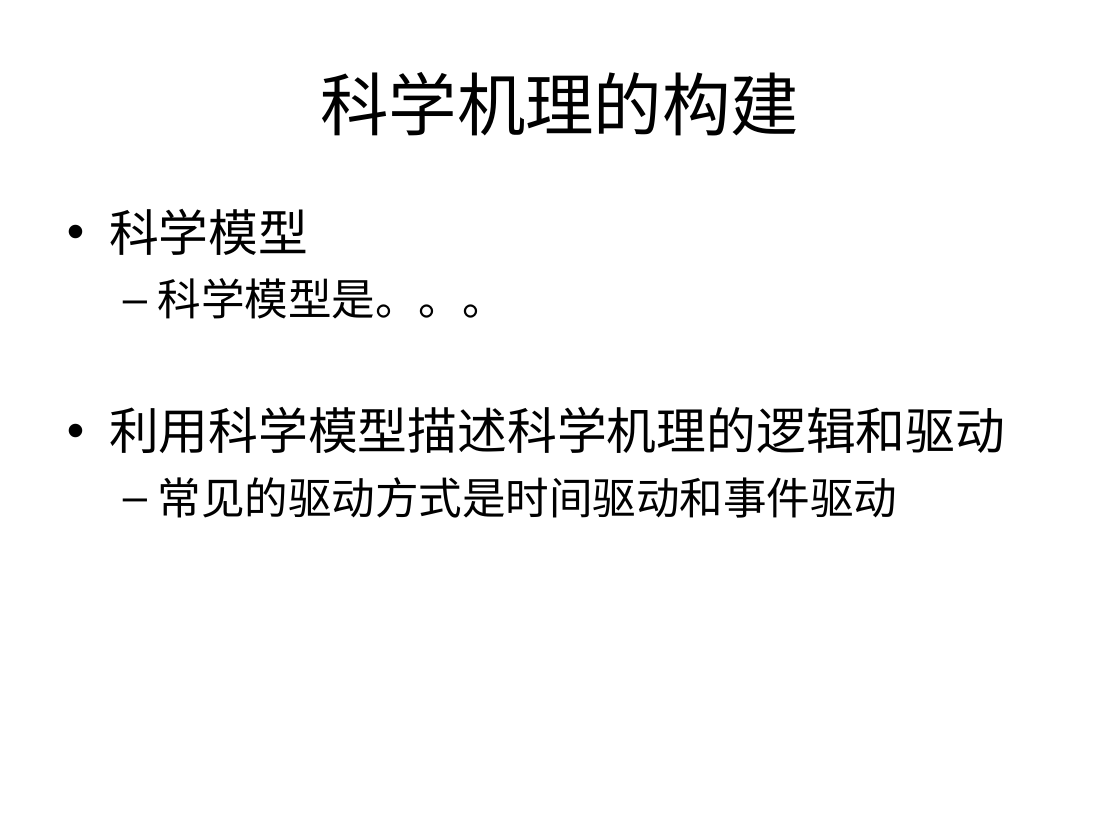
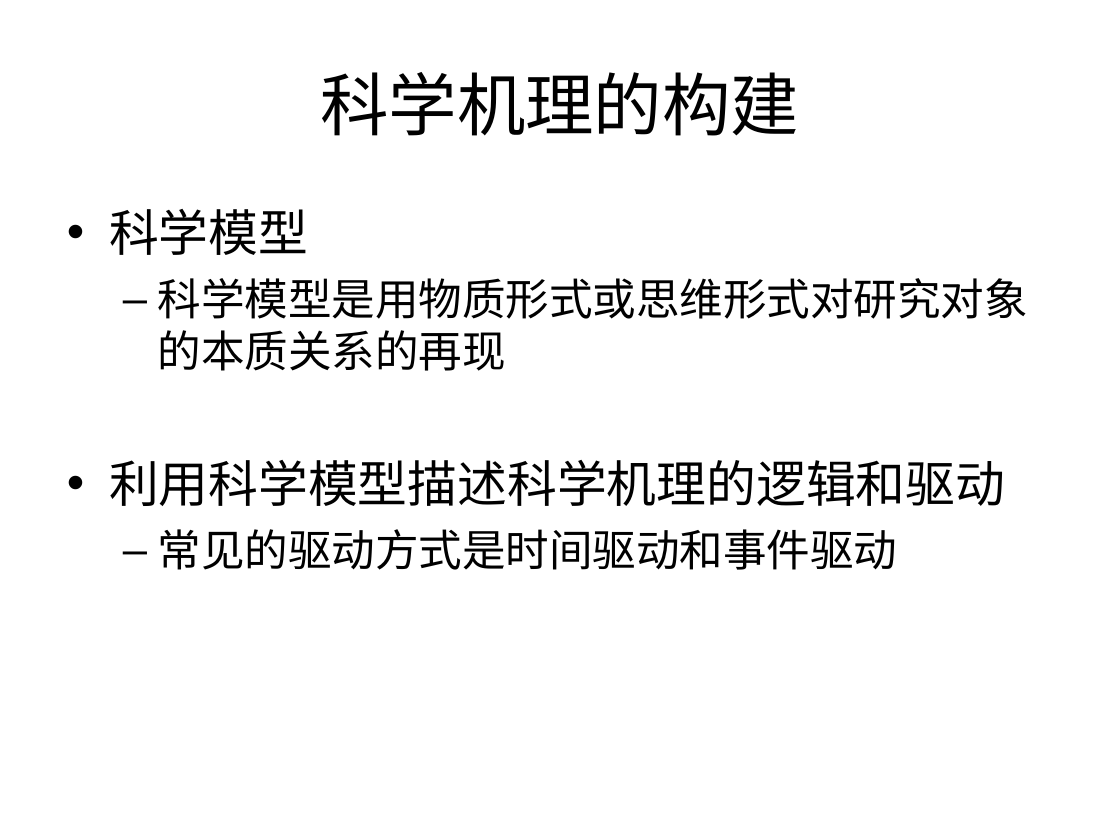
Before and after one commit to Nookleptia/qianmen3d, a slide deck: slide 18 of 毕设文件/毕设提纲.ppt. Drawn at 1120x840 pixels with LibreOffice and Linux fonts; fonts in the diff are those of the drawing. Boxes give left, top, right and bottom in pixels: in the first picture for what was removed or moved away, otherwise in the second. Text is boxed around its words. In the diff, an @@ line names an element or a change of style, - is before the commit and + after.

```diff
--- a/毕设文件/毕设提纲.ppt
+++ b/毕设文件/毕设提纲.ppt
@@ text at (158, 278, 1028, 371): text changed @@
-  – 科学模型是。。。
+  – 科学模型是用物质形式或思维形式对研究对象的本质关系的再现
```
Also in this commit, not shown: 3 other slides changed, 2 other files.
